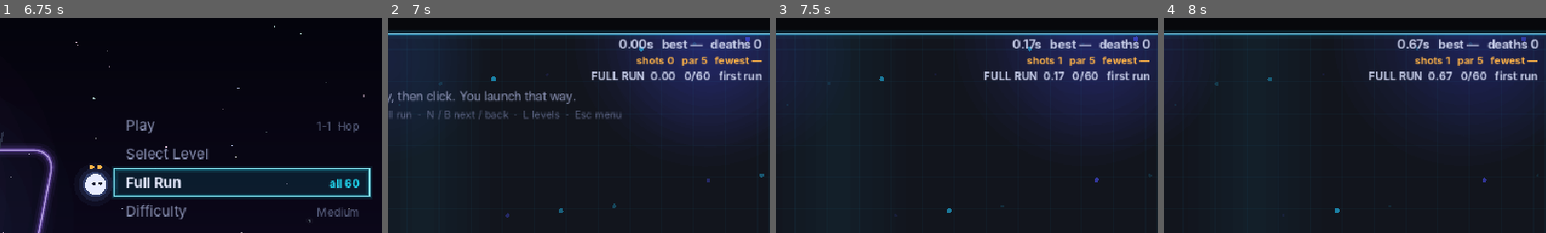
Above: before the commit, frames 1-4 (left to right).
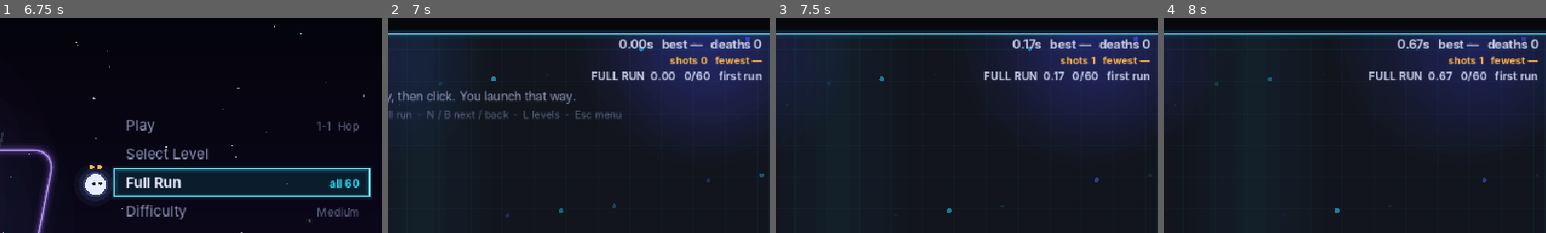
Above: after the commit, the same moments.

Repository: fallenjashin/Do-You-Got-Skill
Game: Godot game, scene res://scenes/main.tscn
The game is run twice, just before and just after one commit, with the same random seed, the same clock (stepped at 60 frames per second) and the same inputs.
Inputs (mouse positions are % of the whole screen's width and height, from its top left):
- Up to frame 1 (6.75 s): tap Enter at 0.5 s; move the mouse to (72, 45) at 0.52 s; hold Right 0.53-1.25 s; tap R at 0.6, 2.3 s; click (72, 45) at 0.67 s; tap Space at 0.77, 3.77, 5.75 s; tap B at 0.8, 3.6, 5.3 s; drag from (30, 55) to (45, 70) at 1.27 s; move the mouse to (60, 28) at 2.02 s; hold Right 2.03-2.75 s; tap F at 2.1, 3.8 s; drag from (45, 70) to (20, 35) at 2.77 s; move the mouse to (80, 65) at 3.52 s; hold Left 3.53-4.25 s; drag from (20, 35) to (35, 25) at 4.27 s; move the mouse to (55, 50) at 5.02 s; hold Down 5.03-5.75 s; tap N at 5.1 s; click (55, 50) at 5.17 s; drag from (35, 25) to (30, 55) at 5.77 s; move the mouse to (72, 45) at 6.52 s; hold Up from 6.53 s (still down); tap T at 6.6 s
- Up to frame 2 (7 s): keep holding Up; tap Space at 6.77 s; tap R at 6.8 s
- Up to frame 3 (7.5 s): release Up at 7.25 s; tap Enter at 7.25 s; drag from (30, 55) to (45, 70) at 7.27 s
- Up to frame 4 (8 s): no input
The pictures show only the part of the screen within x 48-98%, y 0-50%; the shares and areas given below are measured in that part.

Frame 1 is identical in both runs. In frame 2, 0.6% of the frame differs, in the area x 65-95%, y 17-23%; in frame 3, 0.6%; in frame 4, 0.6%, in the area x 65-98%, y 17-23%.

Commit message:
Remove par and the bot comparison; tier 3 celebration is now 'double best'
Par is gone from the HUD, level grid, clear screen, data and tooling. Tier 3 now
fires when a clear beats BOTH an existing best time and an existing fewest-shots record.

Co-Authored-By: Claude Sonnet 5.5 <noreply@anthropic.com>
Claude-Session: https://claude.ai/code/session_01ERQJNwZYDPjwTZK24zud7q

Diff:
--- a/data/levels.json
+++ b/data/levels.json
@@ -5551,193 +5551,5 @@
   "Lasers",
   "Gunships",
   "Finals"
- ],
- "par": {
-  "easy": [
-   4,
-   4,
-   4,
-   5,
-   5,
-   3,
-   3,
-   4,
-   4,
-   5,
-   4,
-   4,
-   5,
-   5,
-   5,
-   2,
-   3,
-   3,
-   4,
-   3,
-   4,
-   2,
-   6,
-   5,
-   null,
-   3,
-   3,
-   4,
-   5,
-   7,
-   6,
-   4,
-   3,
-   5,
-   5,
-   3,
-   3,
-   5,
-   4,
-   4,
-   3,
-   8,
-   null,
-   5,
-   7,
-   4,
-   4,
-   5,
-   6,
-   8,
-   10,
-   12,
-   10,
-   18,
-   null,
-   16,
-   19,
-   null,
-   15,
-   15
-  ],
-  "hard": [
-   4,
-   4,
-   4,
-   6,
-   5,
-   4,
-   4,
-   4,
-   5,
-   5,
-   4,
-   4,
-   4,
-   5,
-   6,
-   2,
-   3,
-   3,
-   4,
-   3,
-   4,
-   3,
-   7,
-   5,
-   null,
-   3,
-   3,
-   4,
-   4,
-   7,
-   5,
-   5,
-   4,
-   6,
-   6,
-   3,
-   2,
-   3,
-   5,
-   3,
-   3,
-   null,
-   null,
-   null,
-   8,
-   4,
-   4,
-   5,
-   8,
-   8,
-   null,
-   null,
-   null,
-   null,
-   null,
-   null,
-   null,
-   null,
-   null,
-   null
-  ],
-  "medium": [
-   5,
-   4,
-   4,
-   6,
-   5,
-   3,
-   3,
-   3,
-   4,
-   5,
-   4,
-   5,
-   5,
-   5,
-   5,
-   2,
-   3,
-   3,
-   3,
-   3,
-   4,
-   3,
-   5,
-   4,
-   null,
-   3,
-   3,
-   4,
-   4,
-   6,
-   7,
-   6,
-   4,
-   5,
-   7,
-   3,
-   3,
-   4,
-   4,
-   3,
-   3,
-   10,
-   null,
-   null,
-   null,
-   4,
-   4,
-   5,
-   6,
-   null,
-   9,
-   14,
-   11,
-   null,
-   null,
-   15,
-   null,
-   null,
-   15,
-   15
-  ]
- }
+ ]
 }
--- a/scripts/celebrate.gd
+++ b/scripts/celebrate.gd
@@ -2,7 +2,7 @@
 ## Level-complete celebration. Five tiers, each bigger than the last:
 ##   1  cleared a level            green ring + sparks
 ##   2  new personal best          rings, sparks, "NEW BEST" banner, rising notes
-##   3  beat the bot (under par)   gold: stars, confetti, flash, banner, short fanfare
+##   3  double best (time + shots) gold: stars, confetti, flash, banner, short fanfare
 ##   4  top 10 on the leaderboard  confetti rain, three fireworks, bigger banner, long fanfare
 ##   5  #1 on the leaderboard      non-stop fireworks and gold confetti, crown, "#1", bass drop
 ## game.gd decides the tier (see Game.celebration_tier) and calls start(); this class only animates.
--- a/scripts/game.gd
+++ b/scripts/game.gd
@@ -92,6 +92,7 @@
 var cel = null                # the level-complete celebration being played (scripts/celebrate.gd)
 ## Your place on the level's online leaderboard after a win: 0 = unknown / not ranked.
 ## Nothing sets this until Steam leaderboards exist; when they do, set it before start_celebration() runs.
+var beat_both := false   # this clear beat an existing best time AND an existing fewest-shots record
 var leaderboard_rank := 0
 var booting := false         # true while _ready builds the first level, so no level song starts
 var restart_music := false   # set when a level is started from a menu
@@ -192,11 +193,6 @@
 ## Levels you can actually play: all of them, or the demo's first DEMO_LEVELS.
 func playable_total() -> int: return mini(DEMO_LEVELS, level_total()) if demo else level_total()
 
-func par(i: int):
-	var table: Array = data.par.get("master" if diff == "god" else diff, [])
-	return int(table[i]) if i < table.size() and table[i] != null else null
-
-
 func load_level(i: int) -> void:
 	li = posmod(i, playable_total())
 	sim = Sim.new(li, diff)
@@ -206,6 +202,7 @@
 	ghost = ghosts.get(key(li), null)
 	new_best = false
 	new_fewest = false
+	beat_both = false
 	cel = null
 	if not booting:   # while the game starts up the title song plays, not this level's
 		music.play_for_level(li, one_life(), restart_music)
@@ -547,6 +544,7 @@
 		stats.clears += 1; stats.clear_ticks += sim.t
 		sfx.beep(660, 0.1, "sine", 0.08)
 		get_tree().create_timer(0.1).timeout.connect(func(): sfx.beep(990, 0.18, "sine", 0.08))
+		var had_records: bool = best.has(skey(li)) and best.has(key(li))
 		if not best.has(skey(li)) or sim.shots < best[skey(li)]:
 			best[skey(li)] = sim.shots; new_fewest = true
 		if one_life():
@@ -562,33 +560,33 @@
 						best["god:shots"] = god.shots; new_fewest = true
 		elif not best.has(key(li)) or sim.t < best[key(li)]:
 			best[key(li)] = sim.t; ghosts[key(li)] = rec.duplicate(); new_best = true
+		beat_both = had_records and new_best and new_fewest and not one_life()
 		if in_run(): _run_level_won()
 		start_celebration()
 		_save()
 
 
-## 1 cleared · 2 personal best · 3 beat the bot (under par) · 4 top 10 · 5 first place.
-static func celebration_tier(was_best: bool, was_fewest: bool, shots: int, par_v, rank: int) -> int:
+## 1 cleared · 2 personal best · 3 double best (beat BOTH your old best time and old fewest shots; a first clear is not) · 4 top 10 · 5 first place.
+static func celebration_tier(was_best: bool, was_fewest: bool, double_best: bool, rank: int) -> int:
 	if rank == 1: return 5
 	if rank >= 2 and rank <= 10: return 4
-	if par_v != null and shots < int(par_v): return 3
+	if double_best: return 3
 	if was_best or was_fewest: return 2
 	return 1
 
 
 ## Pick the tier for the level just won and start its animation. force_tier (1-5) is for previews and tests.
 func start_celebration(force_tier := 0) -> void:
-	var pr = par(li)
-	var tier := force_tier if force_tier > 0 else celebration_tier(new_best, new_fewest, sim.shots, pr, leaderboard_rank)
+	var tier := force_tier if force_tier > 0 else celebration_tier(new_best, new_fewest, beat_both, leaderboard_rank)
 	var head := ""
 	var sub := ""
 	match tier:
 		2:
-			head = "NEW BEST" if new_best and new_fewest else ("NEW BEST TIME" if new_best else "FEWEST SHOTS")
-			sub = "%s  ·  %d shots" % [fmt(sim.t), sim.shots]
+			head = "NEW BEST TIME" if new_best else "FEWEST SHOTS"
+			sub = "%s  ·  %d shot%s" % [fmt(sim.t), sim.shots, "" if sim.shots == 1 else "s"]
 		3:
-			head = "BEAT THE BOT"
-			sub = "%d shots  ·  par %s" % [sim.shots, str(pr) if pr != null else "—"]
+			head = "DOUBLE BEST"
+			sub = "%s  ·  %d shot%s  ·  best time and fewest shots" % [fmt(sim.t), sim.shots, "" if sim.shots == 1 else "s"]
 		4:
 			head = "TOP 10"
 			sub = "#%d on the leaderboard" % maxi(leaderboard_rank, 2)
@@ -1062,9 +1060,7 @@
 		text("shots %d   fewest run %s" % [god.shots + (0 if sim.done else sim.shots), str(best["god:shots"]) if best.has("god:shots") else "—"], W - 34, 58, 13, C_SHOT, "r", true)
 	else:
 		text("%s   best %s   deaths %d" % [fmt(sim.t), fmt(best[key(li)]) if best.has(key(li)) else "—", deaths], W - 34, 39, 15, Color("#c6cde8"), "r", true)
-		var pr = par(li)
-		var over: bool = pr != null and sim.shots > pr
-		text("shots %d   par %s   fewest %s" % [sim.shots, str(pr) if pr != null else "—", str(best[skey(li)]) if best.has(skey(li)) else "—"], W - 34, 58, 13, C_RED if over else C_SHOT, "r", true)
+		text("shots %d   fewest %s" % [sim.shots, str(best[skey(li)]) if best.has(skey(li)) else "—"], W - 34, 58, 13, C_SHOT, "r", true)
 	if not sim.done and (sim.phased or sim.g < 0):
 		if sim.phased and sim.g < 0:
 			text("PHASED — touch purple to unlock goal", W / 2 - 60, 39, 14, C_PURPLE, "c", true)
@@ -1138,7 +1134,6 @@
 		text(line + "   ·   %d shots   ·   %d deaths" % [run.shots, run.deaths], W / 2, 295, 17, C_SUB)
 		button("Run again (F)", BTN_RETRY); button("Levels (L)", BTN_LEVELS)
 		return
-	var pr = par(li)
 	var sh := sim.shots
 	if in_run():
 		var d := "" if run.delta == null else "   %s vs best run" % fmt_delta(run.delta)
@@ -1146,9 +1141,7 @@
 	text(fmt(sim.t), W / 2 - 110, 235, 44, C_GOAL if new_best else C_TEXT, "c", true)
 	text("%d shot%s" % [sh, "" if sh == 1 else "s"], W / 2 + 110, 235, 44, C_GOAL if new_fewest else C_SHOT, "c", true)
 	text("NEW BEST TIME" if new_best else "best %s" % fmt(best[key(li)]), W / 2 - 110, 262, 13, C_SUB, "c", true)
-	text("NEW FEWEST SHOTS" if new_fewest else "fewest %s  ·  par %s" % [str(best[skey(li)]), str(pr) if pr != null else "—"], W / 2 + 110, 262, 13, C_SUB, "c", true)
-	if pr != null and sh <= pr:
-		text("★ " + ("UNDER PAR — you beat the bot" if sh < pr else "PAR"), W / 2, 300, 16, C_ORB, "c", true)
+	text("NEW FEWEST SHOTS" if new_fewest else "fewest %s" % str(best[skey(li)]), W / 2 + 110, 262, 13, C_SUB, "c", true)
 	button("Retry (R)", BTN_RETRY); button("Levels (L)", BTN_LEVELS); button("Next (N)", BTN_NEXT)
 
 
@@ -1202,14 +1195,9 @@
 		text(nm, b.get_center().x, b.position.y + 28, 11 if nm.length() <= 11 else 9, C_TEXT, "c", true)
 		var bt = best.get(key(i), null)
 		var bs = best.get(skey(i), null)
-		var pr = par(i)
-		var mark := ""
-		if bs != null and pr != null:
-			mark = "★" if bs < pr else ("✓" if bs == pr else "")
-		var line := "%s %d/%s %s" % [fmt(bt), int(bs), str(pr) if pr != null else "—", mark] if bt != null and bs != null \
-			else "par %s" % (str(pr) if pr != null else "—")
-		text(line, b.get_center().x, b.position.y + 42, 10, (C_ORB if mark != "" else C_GOAL) if bt != null else C_DIM)
-	var legend := "LB / RB difficulty · D-pad pick · A play" if using_pad else "cleared levels show  time  shots/par  (★ under par)"
+		if bt != null and bs != null:
+			text("%s  %d shots" % [fmt(bt), int(bs)], b.get_center().x, b.position.y + 42, 10, C_GOAL)
+	var legend := "LB / RB difficulty · D-pad pick · A play" if using_pad else "cleared levels show  best time  and  fewest shots"
 	if demo: legend = "DEMO · first %d of %d levels · the full game unlocks the rest" % [playable_total(), level_total()]
 	text(legend, W / 2, 528, 11, C_DIM)
 	draw_rect(CREDITS_BOX, C_PANEL_HI if hit(CREDITS_BOX) else C_PANEL)
--- a/tests/test_game.gd
+++ b/tests/test_game.gd
@@ -387,14 +387,12 @@
 
 	# ---- level-complete celebration tiers
 	var T = game.get_script()
-	check(T.celebration_tier(false, false, 5, 4, 0) == 1, "a plain clear is tier 1")
-	check(T.celebration_tier(true, false, 5, 4, 0) == 2 and T.celebration_tier(false, true, 5, 4, 0) == 2, "a new best time or fewest shots is tier 2")
-	check(T.celebration_tier(false, false, 3, 4, 0) == 3 and T.celebration_tier(true, true, 3, 4, 0) == 3, "beating par (the bot) is tier 3, over a personal best")
-	check(T.celebration_tier(true, true, 4, 4, 0) == 2, "matching par is not beating the bot")
-	check(T.celebration_tier(false, false, 3, null, 0) == 1, "no par means no bot to beat")
-	check(T.celebration_tier(true, true, 3, 4, 7) == 4 and T.celebration_tier(false, false, 9, 4, 10) == 4, "a top-10 rank is tier 4, over everything below")
-	check(T.celebration_tier(false, false, 9, 4, 1) == 5, "first place is tier 5")
-	check(T.celebration_tier(false, false, 9, 4, 11) == 1, "rank 11 is not top 10")
+	check(T.celebration_tier(false, false, false, 0) == 1, "a plain clear is tier 1")
+	check(T.celebration_tier(true, false, false, 0) == 2 and T.celebration_tier(false, true, false, 0) == 2, "a new best time or fewest shots is tier 2")
+	check(T.celebration_tier(true, true, true, 0) == 3 and T.celebration_tier(true, true, false, 0) == 2, "beating both old records is tier 3; a first clear (both new, nothing beaten) stays tier 2")
+	check(T.celebration_tier(true, true, true, 7) == 4 and T.celebration_tier(false, false, false, 10) == 4, "a top-10 rank is tier 4, over everything below")
+	check(T.celebration_tier(false, false, false, 1) == 5, "first place is tier 5")
+	check(T.celebration_tier(false, false, false, 11) == 1, "rank 11 is not top 10")
 	game.set_diff("medium"); game.demo = false; game.load_level(0)
 	game.aim = Vector2(game.sim.px, 0); game.press()
 	game.sim.px = game.sim.L.goal[0]; game.sim.py = game.sim.L.goal[1]; game.sim.vx = 0.0; game.sim.vy = 0.0
--- a/tools/levels/par.json
+++ /dev/null
@@ -1,660 +0,0 @@
-{
- "easy": {
-  "0": {
-   "fp": "7a96d80f68a3",
-   "par": 4
-  },
-  "1": {
-   "fp": "4662854c384e",
-   "par": 4
-  },
-  "10": {
-   "fp": "558423db528d",
-   "par": 4
-  },
-  "11": {
-   "fp": "891cfa6e4cb5",
-   "par": 4
-  },
-  "12": {
-   "fp": "a8b2c408cf4b",
-   "par": 5
-  },
-  "13": {
-   "fp": "a82a13ba6872",
-   "par": 5
-  },
-  "14": {
-   "fp": "be4838db897c",
-   "par": 5
-  },
-  "15": {
-   "fp": "9aafaee8f2d4",
-   "par": 2
-  },
-  "16": {
-   "fp": "0a262b1ede81",
-   "par": 3
-  },
-  "17": {
-   "fp": "a1c0be59d432",
-   "par": 3
-  },
-  "18": {
-   "fp": "b58a842abd4d",
-   "par": 4
-  },
-  "19": {
-   "fp": "14959aea209b",
-   "par": 3
-  },
-  "2": {
-   "fp": "8656969dcc2e",
-   "par": 4
-  },
-  "20": {
-   "fp": "c6bd87e30b47",
-   "par": 4
-  },
-  "21": {
-   "fp": "37bd95e0f676",
-   "par": 2
-  },
-  "22": {
-   "fp": "e6d11d2a6b70",
-   "par": 6
-  },
-  "23": {
-   "fp": "dcb386a469bd",
-   "par": 5
-  },
-  "25": {
-   "fp": "fff92d5a82a0",
-   "par": 3
-  },
-  "26": {
-   "fp": "97f347a033e6",
-   "par": 3
-  },
-  "27": {
-   "fp": "5b7ab2a0dd3d",
-   "par": 4
-  },
-  "28": {
-   "fp": "25ed98a46549",
-   "par": 5
-  },
-  "29": {
-   "fp": "8f2bbd42429c",
-   "par": 7
-  },
-  "3": {
-   "fp": "a59412b17aef",
-   "par": 5
-  },
-  "30": {
-   "fp": "bb80ac5694ae",
-   "par": 6
-  },
-  "31": {
-   "fp": "07d3c0f41163",
-   "par": 4
-  },
-  "32": {
-   "fp": "328135dca7d1",
-   "par": 3
-  },
-  "33": {
-   "fp": "a781be50d8a0",
-   "par": 5
-  },
-  "34": {
-   "fp": "5624a25860bb",
-   "par": 5
-  },
-  "35": {
-   "fp": "f00599a1b9dc",
-   "par": 3
-  },
-  "36": {
-   "fp": "da8336309e26",
-   "par": 3
-  },
-  "37": {
-   "fp": "c93bdc32a68e",
-   "par": 5
-  },
-  "38": {
-   "fp": "601478be35db",
-   "par": 4
-  },
-  "39": {
-   "fp": "1e2230307e3c",
-   "par": 4
-  },
-  "4": {
-   "fp": "481c35b56222",
-   "par": 5
-  },
-  "40": {
-   "fp": "883716690f37",
-   "par": 3
-  },
-  "41": {
-   "fp": "7572ed4d8748",
-   "par": 8
-  },
-  "43": {
-   "fp": "d1f4cd1c73d8",
-   "par": 5
-  },
-  "44": {
-   "fp": "bf2d676bc57b",
-   "par": 7
-  },
-  "45": {
-   "fp": "14d2e3da174d",
-   "par": 4
-  },
-  "46": {
-   "fp": "6502270b5d37",
-   "par": 4
-  },
-  "47": {
-   "fp": "0ab17d78b90c",
-   "par": 5
-  },
-  "48": {
-   "fp": "2d7205b6e90b",
-   "par": 6
-  },
-  "49": {
-   "fp": "d2c6f04bf3d8",
-   "par": 8
-  },
-  "5": {
-   "fp": "04e93d4752b8",
-   "par": 3
-  },
-  "50": {
-   "fp": "0a74e0e374de",
-   "par": 10
-  },
-  "51": {
-   "fp": "61c69abcbbd7",
-   "par": 12
-  },
-  "52": {
-   "fp": "7696f544f34b",
-   "par": 10
-  },
-  "53": {
-   "fp": "f301b1179b56",
-   "par": 18
-  },
-  "55": {
-   "fp": "b60c53f864ff",
-   "par": 16
-  },
-  "56": {
-   "fp": "f39514f668ac",
-   "par": 19
-  },
-  "58": {
-   "fp": "028253e3d7df",
-   "par": 15
-  },
-  "59": {
-   "fp": "3da25456a0a7",
-   "par": 15
-  },
-  "6": {
-   "fp": "312a7b623357",
-   "par": 3
-  },
-  "7": {
-   "fp": "1b77d5cc432f",
-   "par": 4
-  },
-  "8": {
-   "fp": "1733900911f2",
-   "par": 4
-  },
-  "9": {
-   "fp": "380d8b94d813",
-   "par": 5
-  }
- },
- "hard": {
-  "0": {
-   "fp": "145ade0586b2",
-   "par": 4
-  },
-  "1": {
-   "fp": "87718059fa47",
-   "par": 4
-  },
-  "10": {
-   "fp": "80247337a3d9",
-   "par": 4
-  },
-  "11": {
-   "fp": "e4594186de59",
-   "par": 4
-  },
-  "12": {
-   "fp": "774d7ea3df66",
-   "par": 4
-  },
-  "13": {
-   "fp": "a865b9a22a9c",
-   "par": 5
-  },
-  "14": {
-   "fp": "222a431f49b9",
-   "par": 6
-  },
-  "15": {
-   "fp": "955aad1c2dfb",
-   "par": 2
-  },
-  "16": {
-   "fp": "90344acd3467",
-   "par": 3
-  },
-  "17": {
-   "fp": "6054e1ba3e0f",
-   "par": 3
-  },
-  "18": {
-   "fp": "5d2f49d77d33",
-   "par": 4
-  },
-  "19": {
-   "fp": "ee51007c7089",
-   "par": 3
-  },
-  "2": {
-   "fp": "34191b9c397c",
-   "par": 4
-  },
-  "20": {
-   "fp": "74712043b2fa",
-   "par": 4
-  },
-  "21": {
-   "fp": "3c53dde04cd2",
-   "par": 3
-  },
-  "22": {
-   "fp": "7d2771008604",
-   "par": 7
-  },
-  "23": {
-   "fp": "fa932a19c335",
-   "par": 5
-  },
-  "25": {
-   "fp": "399dfea08f37",
-   "par": 3
-  },
-  "26": {
-   "fp": "0b6ec9382d00",
-   "par": 3
-  },
-  "27": {
-   "fp": "d5262c988f30",
-   "par": 4
-  },
-  "28": {
-   "fp": "7e463b18aaea",
-   "par": 4
-  },
-  "29": {
-   "fp": "079f91468fbb",
-   "par": 7
-  },
-  "3": {
-   "fp": "4c303c74684c",
-   "par": 6
-  },
-  "30": {
-   "fp": "07e8780c3275",
-   "par": 5
-  },
-  "31": {
-   "fp": "82fee4854383",
-   "par": 5
-  },
-  "32": {
-   "fp": "3d999a2ecb3e",
-   "par": 4
-  },
-  "33": {
-   "fp": "af98d39972a6",
-   "par": 6
-  },
-  "34": {
-   "fp": "c29b3a43e87e",
-   "par": 6
-  },
-  "35": {
-   "fp": "f0d13e742218",
-   "par": 3
-  },
-  "36": {
-   "fp": "e2ae1f619289",
-   "par": 2
-  },
-  "37": {
-   "fp": "ac533d55434d",
-   "par": 3
-  },
-  "38": {
-   "fp": "4b163f43ba9f",
-   "par": 5
-  },
-  "39": {
-   "fp": "398c5870d8ef",
-   "par": 3
-  },
-  "4": {
-   "fp": "f5c236d5fcab",
-   "par": 5
-  },
-  "40": {
-   "fp": "273d544c22d3",
-   "par": 3
-  },
-  "44": {
-   "fp": "0dacba5804eb",
-   "par": 8
-  },
-  "45": {
-   "fp": "302d57b677a7",
-   "par": 4
-  },
-  "46": {
-   "fp": "2affa0451b86",
-   "par": 4
-  },
-  "47": {
-   "fp": "23ac4fca5bab",
-   "par": 5
-  },
-  "48": {
-   "fp": "bff474dd343e",
-   "par": 8
-  },
-  "49": {
-   "fp": "435cf24671cc",
-   "par": 8
-  },
-  "5": {
-   "fp": "24c16d91d4a1",
-   "par": 4
-  },
-  "50": {
-   "fp": "a6c0e8597996",
-   "par": 3
-  },
-  "51": {
-   "fp": "295d68f11caa",
-   "par": 3
-  },
-  "52": {
-   "fp": "b37d34c250e3",
-   "par": 3
-  },
-  "53": {
-   "fp": "eb7925308d0f",
-   "par": 4
-  },
-  "54": {
-   "fp": "9f7e70c07300",
-   "par": 5
-  },
-  "55": {
-   "fp": "05ee006be08a",
-   "par": 4
-  },
-  "56": {
-   "fp": "9815231dee3e",
-   "par": 5
-  },
-  "57": {
-   "fp": "0cb43a199cce",
-   "par": 7
-  },
-  "58": {
-   "fp": "e8d928643bac",
-   "par": 4
-  },
-  "59": {
-   "fp": "c587873b9056",
-   "par": 6
-  },
-  "6": {
-   "fp": "94bda8dfc7f0",
-   "par": 4
-  },
-  "7": {
-   "fp": "46408b46e294",
-   "par": 4
-  },
-  "8": {
-   "fp": "7969bdce4db3",
-   "par": 5
-  },
-  "9": {
-   "fp": "637f35311b34",
-   "par": 5
-  }
- },
- "medium": {
-  "0": {
-   "fp": "c97da4104a15",
-   "par": 5
-  },
-  "1": {
-   "fp": "687acbf18248",
-   "par": 4
-  },
-  "10": {
-   "fp": "2285e1c2e6d8",
-   "par": 4
-  },
-  "11": {
-   "fp": "88cd5a58af73",
-   "par": 5
-  },
-  "12": {
-   "fp": "3ab4031e34f1",
-   "par": 5
-  },
-  "13": {
-   "fp": "95d7ea189a97",
-   "par": 5
-  },
-  "14": {
-   "fp": "67f61834ca9d",
-   "par": 5
-  },
-  "15": {
-   "fp": "ea0f8295e92a",
-   "par": 2
-  },
-  "16": {
-   "fp": "0bf4619610da",
-   "par": 3
-  },
-  "17": {
-   "fp": "4372e1bc6614",
-   "par": 3
-  },
-  "18": {
-   "fp": "ff0aa5b9695e",
-   "par": 3
-  },
-  "19": {
-   "fp": "56911dd4fc5e",
-   "par": 3
-  },
-  "2": {
-   "fp": "e07933aed58a",
-   "par": 4
-  },
-  "20": {
-   "fp": "bd19eda867be",
-   "par": 4
-  },
-  "21": {
-   "fp": "c171eb782909",
-   "par": 3
-  },
-  "22": {
-   "fp": "4857491371d0",
-   "par": 5
-  },
-  "23": {
-   "fp": "9e0e5ed57be3",
-   "par": 4
-  },
-  "25": {
-   "fp": "5484bcf2309b",
-   "par": 3
-  },
-  "26": {
-   "fp": "7905a98aa26e",
-   "par": 3
-  },
-  "27": {
-   "fp": "d87e10a5b95e",
-   "par": 4
-  },
-  "28": {
-   "fp": "209f9fc77a23",
-   "par": 4
-  },
-  "29": {
-   "fp": "dccb1ab00cbc",
-   "par": 6
-  },
-  "3": {
-   "fp": "204ddef52e78",
-   "par": 6
-  },
-  "30": {
-   "fp": "2884c397c797",
-   "par": 7
-  },
-  "31": {
-   "fp": "bdf6f16c7bfe",
-   "par": 6
-  },
-  "32": {
-   "fp": "c1d02a0d06c6",
-   "par": 4
-  },
-  "33": {
-   "fp": "ffe916b9c088",
-   "par": 5
-  },
-  "34": {
-   "fp": "80560987bd66",
-   "par": 7
-  },
-  "35": {
-   "fp": "6700848de0cc",
-   "par": 3
-  },
-  "36": {
-   "fp": "57553ebabe8b",
-   "par": 3
-  },
-  "37": {
-   "fp": "166ddb589eaf",
-   "par": 4
-  },
-  "38": {
-   "fp": "654dbc8017f7",
-   "par": 4
-  },
-  "39": {
-   "fp": "78fd27beff0f",
-   "par": 3
-  },
-  "4": {
-   "fp": "9683eb91c6af",
-   "par": 5
-  },
-  "40": {
-   "fp": "59b2e57e12e0",
-   "par": 3
-  },
-  "41": {
-   "fp": "796fea37fa3f",
-   "par": 10
-  },
-  "45": {
-   "fp": "5b9bbb5b37a2",
-   "par": 4
-  },
-  "46": {
-   "fp": "a84854818ae7",
-   "par": 4
-  },
-  "47": {
-   "fp": "62b9f9c912de",
-   "par": 5
-  },
-  "48": {
-   "fp": "6372b039fb48",
-   "par": 6
-  },
-  "5": {
-   "fp": "98cffce52461",
-   "par": 3
-  },
-  "50": {
-   "fp": "9c70f80fb272",
-   "par": 9
-  },
-  "51": {
-   "fp": "124a0d178894",
-   "par": 14
-  },
-  "52": {
-   "fp": "f57b482bf62b",
-   "par": 11
-  },
-  "55": {
-   "fp": "0a05b95d03db",
-   "par": 15
-  },
-  "58": {
-   "fp": "229f041ffb6e",
-   "par": 15
-  },
-  "59": {
-   "fp": "28c1ce8adca3",
-   "par": 15
-  },
-  "6": {
-   "fp": "eb34c67cefa3",
-   "par": 3
-  },
-  "7": {
-   "fp": "e1c80b4dcfc1",
-   "par": 3
-  },
-  "8": {
-   "fp": "1c806df1ad3b",
-   "par": 4
-  },
-  "9": {
-   "fp": "20dc1b4b7d55",
-   "par": 5
-  }
- }
-}
Not shown, changed: CLAUDE.md
